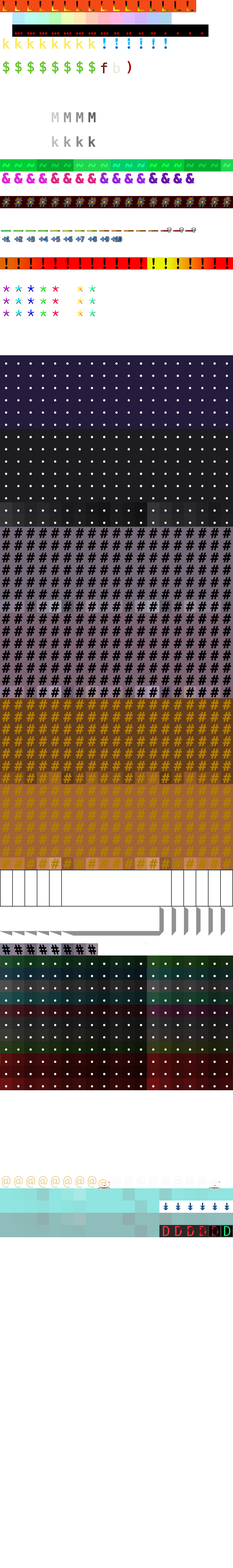
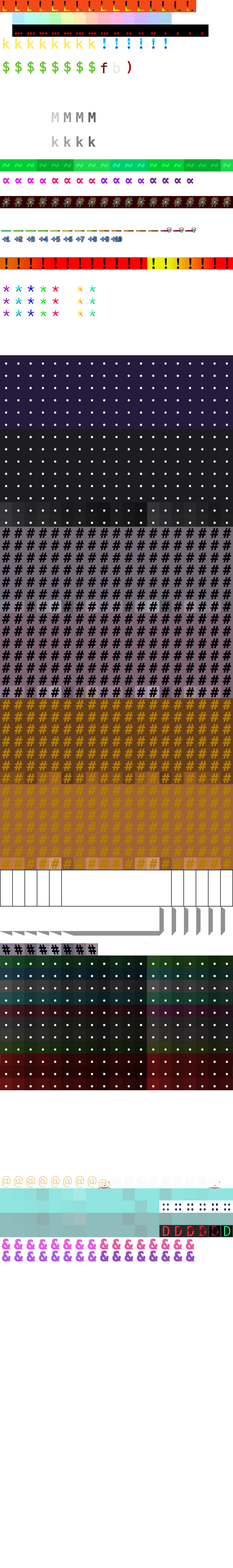
Layers edited between the first and the second (233, 1568) image:
painted on "Layer #1" over [162, 1202, 230, 1211]
painted on "Pasted Layer #1" over [1, 172, 195, 1262]
